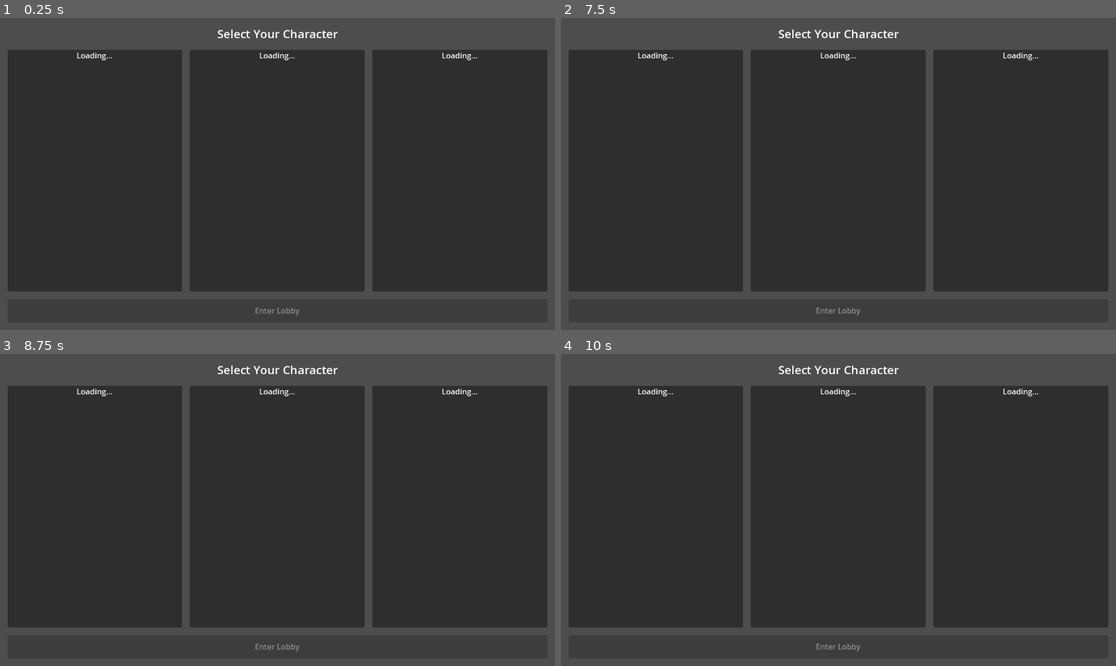
Above: before the commit, frames 1-4 (two rows, left to right).
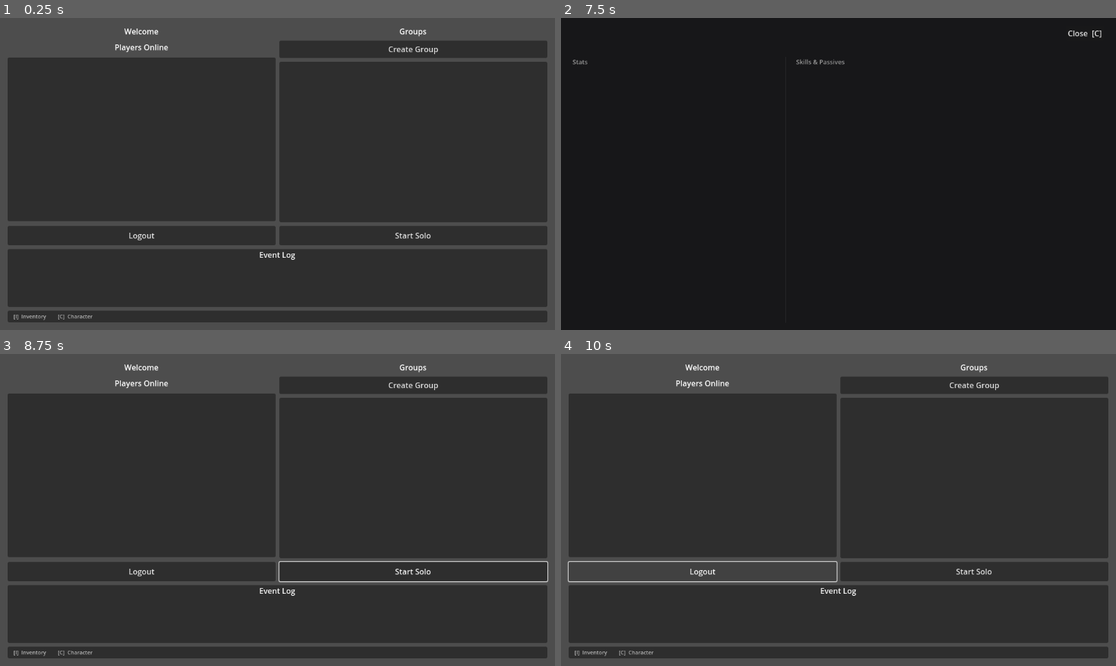
Above: after the commit, the same moments.

Repository: FalaiseSol/tbtproject
Game: Godot game, scene res://scenes/Lobby.tscn
Same seed, same stepped clock (60 frames per second), same inputs: the game is played once before the commit and once after it. This scene is started directly instead of the project's main scene.
Inputs (mouse positions are in pixels of both pictures, inside the frame that each line leads up to):
- Up to frame 1 (0.25 s): no input
- Up to frame 2 (7.5 s): click (971, 236) at 0.5 s, where only the run after the commit has a clickable "Start Solo"; click (971, 236) at 1.25 s, where only the run after the commit has a clickable "Start Solo"; click (705, 236) at 2 s, where only the run after the commit has a clickable "Logout"; click (971, 49) at 2.75 s, where only the run after the commit has a clickable "Create Group"; click (705, 236) at 3.5 s, where only the run after the commit has a clickable "Logout"; click (971, 49) at 4.25 s, where only the run after the commit has a clickable "Create Group"; click (705, 236) at 5 s, where only the run after the commit has a clickable "Logout"; click (971, 49) at 5.75 s, where only the run after the commit has a clickable "Create Group"; click (971, 236) at 6.5 s, where only the run after the commit has a clickable "Start Solo"; tap Enter at 7.25 s; move the mouse to (960, 158) at 7.27 s; hold C (character_sheet) from 7.28 s (still down); click (960, 158) at 7.42 s
- Up to frame 3 (8.75 s): tap Space at 8 s; move the mouse to (166, 525) at 8.02 s; release C (character_sheet) at 8.03 s; tap C (character_sheet) at 8.1 s; click (166, 525) at 8.17 s
- Up to frame 4 (10 s): tap Enter at 8.75 s; move the mouse to (894, 441) at 8.77 s; hold C (character_sheet) 8.78-9.53 s; click (894, 441) at 8.92 s; tap Space at 9.5 s; move the mouse to (810, 572) at 9.52 s; tap C (character_sheet) at 9.6 s; click (810, 572) at 9.67 s

The runs differ from the first frame. In frame 1, 11% of the frame differs, in the area x 1-99%, y 3-97%; in frame 2, 27%, in the area x 0-100%, y 0-100%; in frame 3, 11%; in frame 4, 11%.
Error before the commit: Invalid operands 'String' and 'int' in operator '!='. (res://addons/godot-firebase/firestore/firestore_collection.gd:187)
Error after the commit: Parse Error: Invalid argument for "update()" function: argument 2 should be "Dictionary" but is "String". (res://scripts/ui/lobby.gd:356)

Commit message:
Fix lobby: invite accept overwrites members dict, invite never cleared from Firebase
Co-Authored-By: Claude Sonnet 4.6 <noreply@anthropic.com>

Diff:
--- a/godot/scripts/ui/lobby.gd
+++ b/godot/scripts/ui/lobby.gd
@@ -353,7 +353,7 @@
 	if g.get("members", {}).has(GameManager.current_user_id):
 		_log("You are already in that group.")
 		return
-	_groups_ref.update(gid + "/members", { GameManager.current_user_id: GameManager.current_username })
+	_groups_ref.update(gid + "/members/" + GameManager.current_user_id, GameManager.current_username)
 	_my_group_id = gid
 	_refresh_solo_button()
 	_log("You joined \"%s\"." % g.get("name", gid))
@@ -482,7 +482,7 @@
 		_log("That group is now full.")
 		_clear_invite(group_id)
 		return
-	_groups_ref.update(group_id + "/members", { GameManager.current_user_id: GameManager.current_username })
+	_groups_ref.update(group_id + "/members/" + GameManager.current_user_id, GameManager.current_username)
 	_my_group_id = group_id
 	_refresh_solo_button()
 	_log("You joined %s's group." % _pending_invite["from_name"])
@@ -495,7 +495,7 @@
 	_clear_invite(_pending_invite["group_id"])
 
 func _clear_invite(group_id: String) -> void:
-	_invites_ref.delete(GameManager.current_user_id + "/" + group_id)
+	_invites_ref.delete(group_id)
 	_pending_invite = {}
 
 # ── Leave group ───────────────────────────────────────────────────────────────
